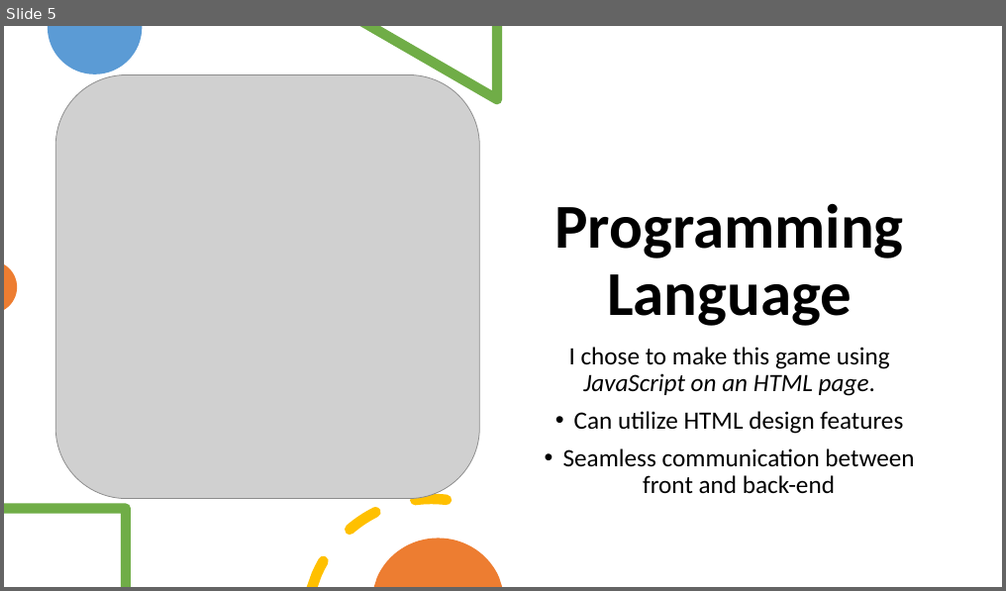
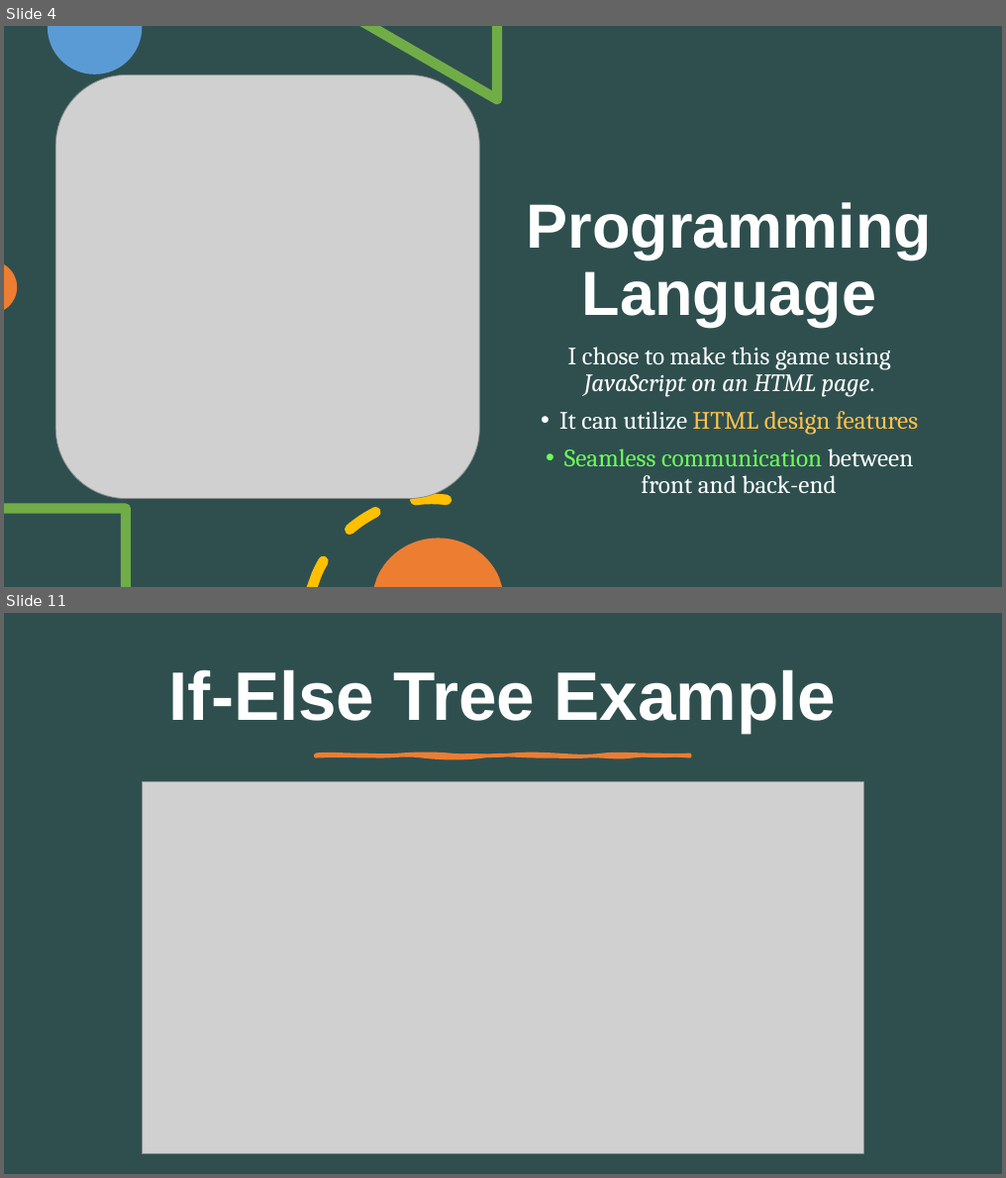
Before and after one commit to MatteoSalverio/ratlab, a slide deck: projects/crosswordle2/CrossWordle Presentation.pptx. Shown one above the other, each under a label of ours: slide 5 before the commit, slides 4 and 11 after it; the slides between them are not shown. The pictures are 1006x591 and 1006x1178 pixels, drawn with LibreOffice and Linux fonts; fonts in the diff are those of the drawing; grey boxes stand for pictures. Boxes give left, top, right and bottom in pixels: in the first picture for what was removed or moved away, otherwise in the second. Text is boxed around its words. In the diff, an @@ line names an element or a change of style, - is before the commit and + after.

```diff
--- a/projects/crosswordle2/CrossWordle Presentation.pptx
+++ b/projects/crosswordle2/CrossWordle Presentation.pptx
@@ slide 11 added at box(4, 613, 1002, 1174), background #2F4F4F @@
@@ title added at box(169, 669, 836, 733), 66 pt, text #FFFFFF, bold @@
+If-Else Tree Example
@@ freeform shape added at box(316, 756, 690, 757), fill #ED7D31, outline #ED7D31 3.25 pt @@
@@ picture added at box(143, 782, 864, 1155) @@
@@ what was slide 5 is now slide 4 @@
@@ slide 4 changed as well @@
@@ background #FFFFFF to #2F4F4F @@
@@ title "Programming Language" at box(527, 202, 932, 326): font Calibri to Arial, text colour #000000 to #FFFFFF @@
@@ text at box(564, 347, 914, 494): font Calibri to Cambria in "I chose to make this game using ...", "Seamless communication between front and back-end"; text colour #000000 to #FFFFFF in "I chose to make this game using ...", "between front and back-end"; text colour #000000 to #6CFF59 in "Seamless communication" @@
@@ text at box(559, 411, 918, 435): text changed; font Calibri to Cambria; text colour #000000 to #FFC34A @@
-• Can utilize HTML design features
+• It can utilize HTML design features
```
Also in this commit, not shown: 4 other slides changed, 10 other slides added, 1 slide removed, 3 other files.
